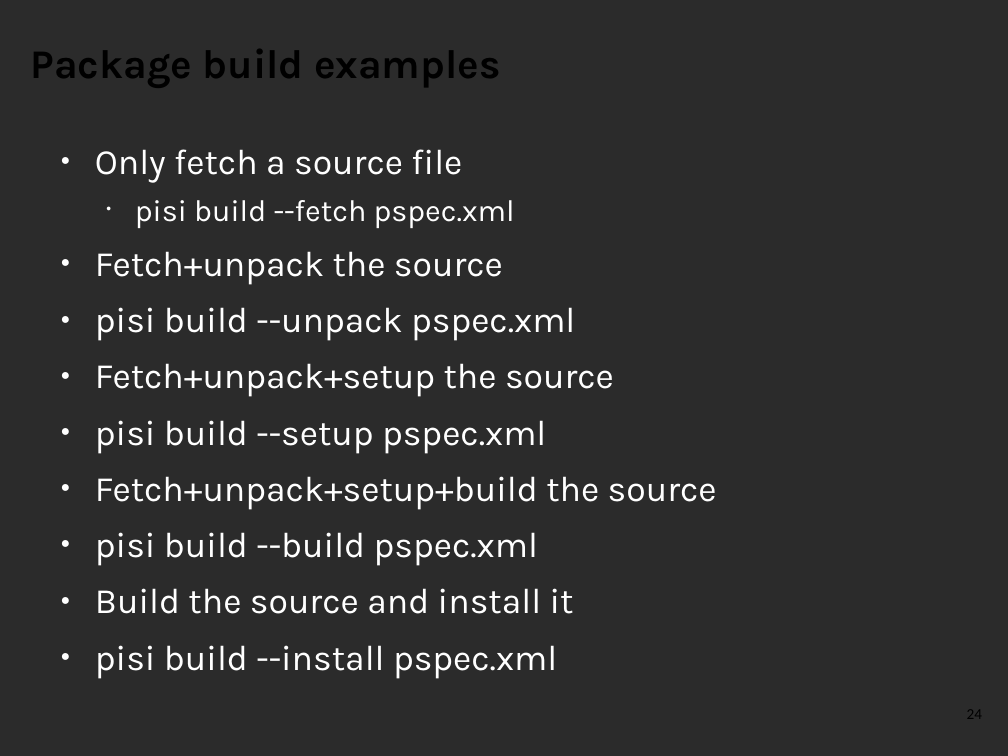
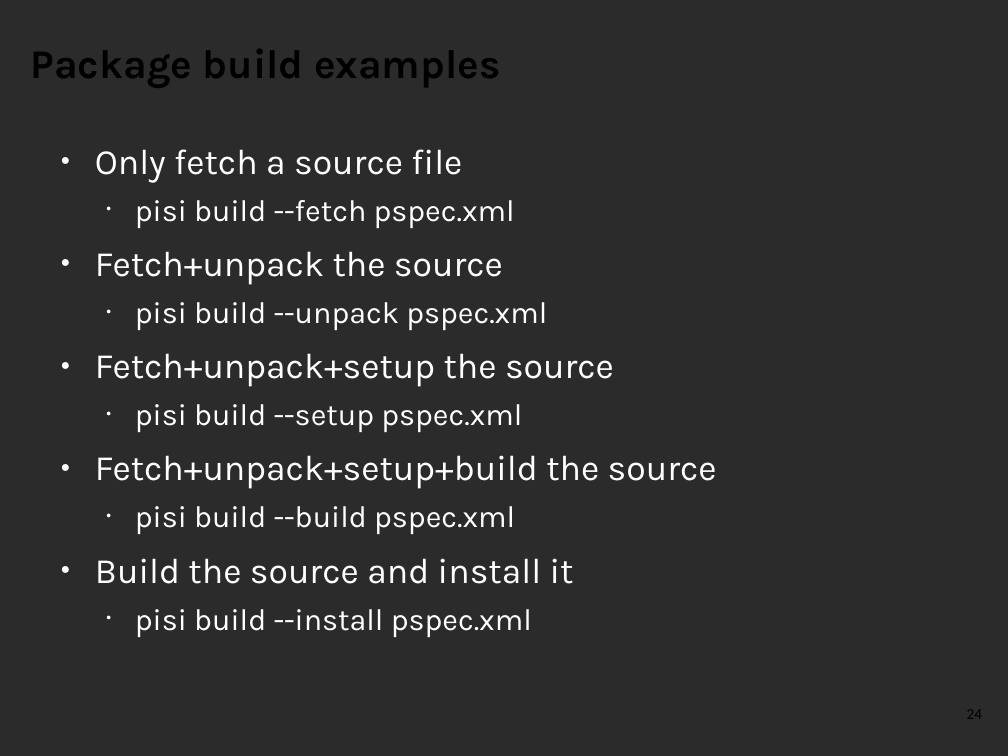
Before and after one commit to pars-linux/uludag, a slide deck: slide 24 of promotion/presentations/PardusGenel/introduction-to-pisi.odp. Drawn at 1008x756 pixels with LibreOffice and Linux fonts; fonts in the diff are those of the drawing; background and template pictures are left out; a plain dark background stands for a picture behind light text. Boxes give left, top, right and bottom in pixels: in the first picture for what was removed or moved away, otherwise in the second. Text is boxed around its words. In the diff, an @@ line names an element or a change of style, - is before the commit and + after.

Commit message:
düzeltmeler

```diff
--- a/promotion/presentations/PardusGenel/introduction-to-pisi.odp
+++ b/promotion/presentations/PardusGenel/introduction-to-pisi.odp
@@ text at bbox=[135, 200, 547, 637]: size 28 to 24 pt in "pisi build --unpack pspec.xml", "pisi build --setup pspec.xml", "pisi build --build pspec.xml", "pisi build --install pspec.xml"; bullet ● to •; list level 1 to 2 in "pisi build --unpack pspec.xml"; list level 1 to 2 in "pisi build --setup pspec.xml"; list level 1 to 2 in "pisi build --build pspec.xml"; list level 1 to 2 in "pisi build --install pspec.xml" @@
```
